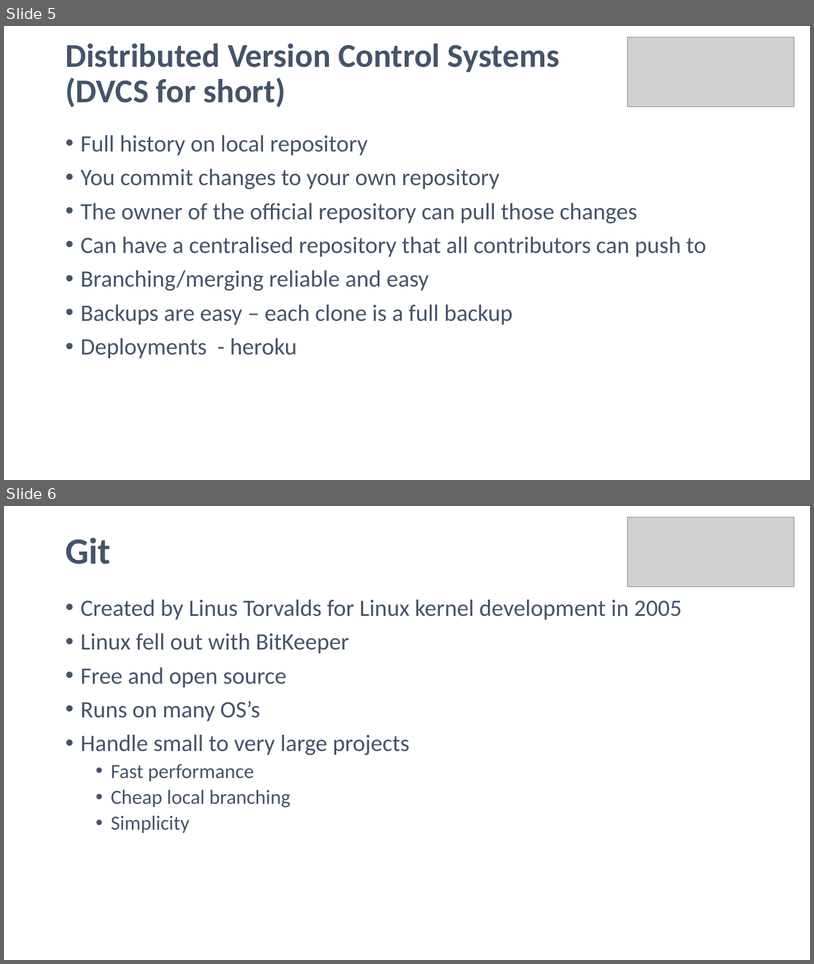
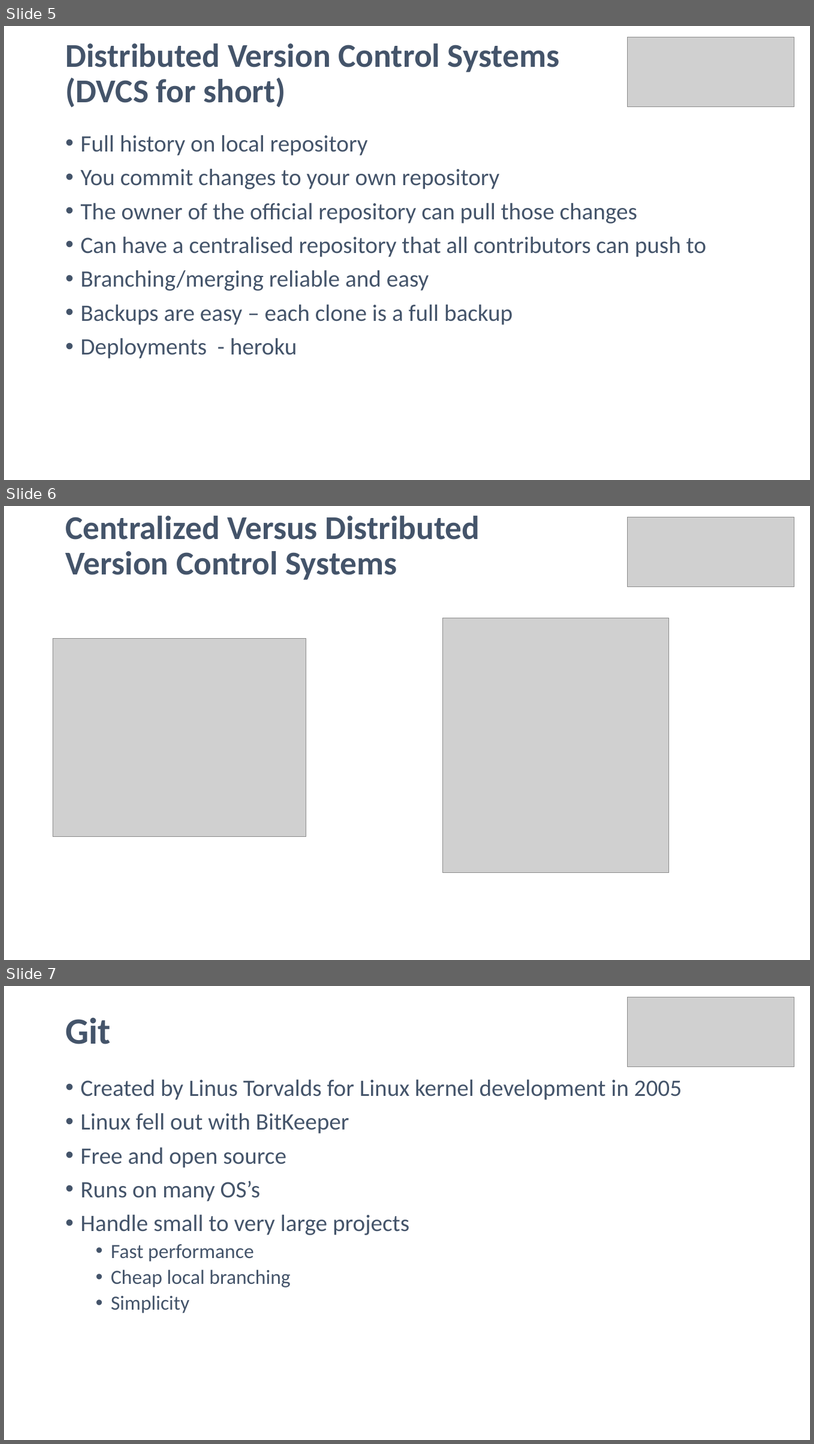
Before and after one commit to noelmcgrath/GitPresentation, a slide deck: Introduction to Git and GitHub.pptx. Shown one above the other, each under a label of ours: slides 5 and 6 before the commit, slides 5, 6 and 7 after it. The pictures are 814x964 and 814x1444 pixels, drawn with LibreOffice and Linux fonts; fonts in the diff are those of the drawing; grey boxes stand for pictures. Boxes give left, top, right and bottom in pixels: in the first picture for what was removed or moved away, otherwise in the second. Text is boxed around its words. In the diff, an @@ line names an element or a change of style, - is before the commit and + after.

```diff
--- a/Introduction to Git and GitHub.pptx
+++ b/Introduction to Git and GitHub.pptx
@@ slide 6 added at <box>4,506,810,960</box>, background #FFFFFF @@
@@ title added at <box>65,516,480,580</box>, 39.6 pt, text #44546A, bold @@
+Centralized Versus Distributed
+Version Control Systems
@@ picture added at <box>629,517,795,587</box> @@
@@ picture added at <box>443,618,669,873</box> @@
@@ picture added at <box>53,639,306,837</box> @@
@@ what was slide 6 is now slide 7 @@
```
Also in this commit, not shown: 6 slides changed, 3 other slides added.
